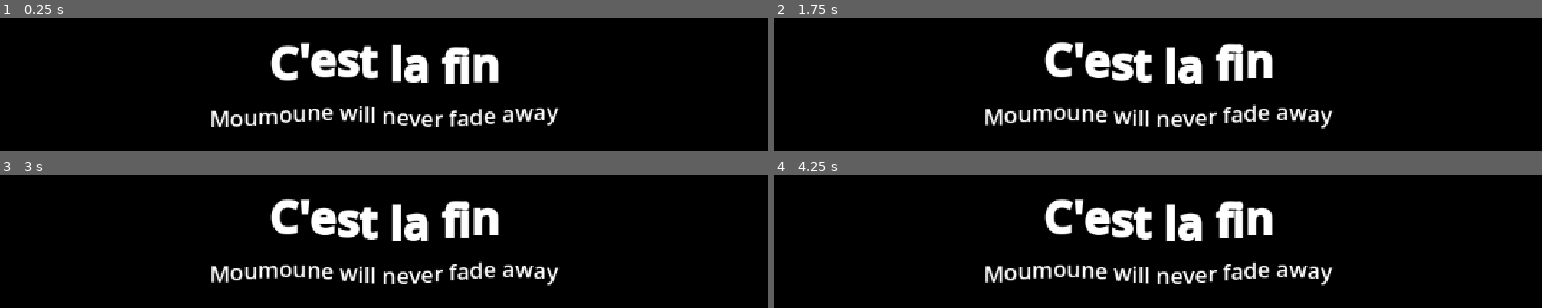
Above: before the commit, frames 1-4 (two rows, left to right).
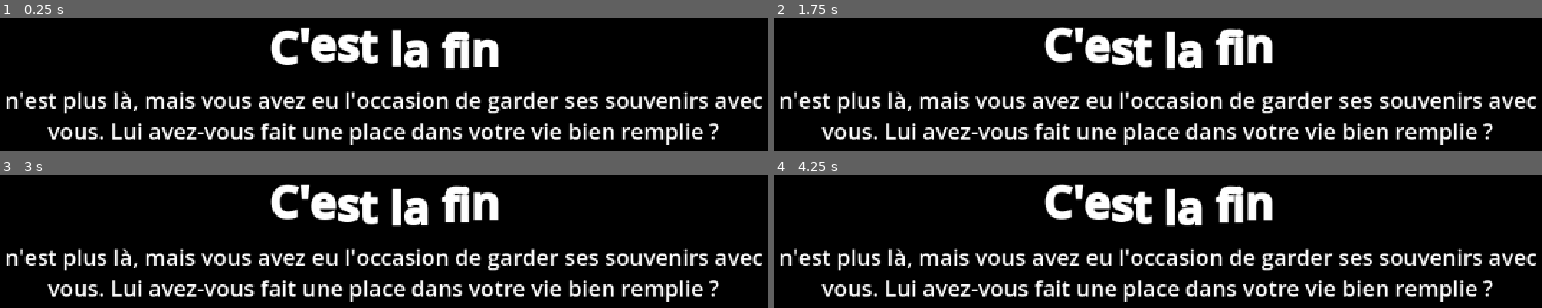
Above: after the commit, the same moments.

Repository: TotoEnF5/enjam-2026
Game: Godot game, scene res://scenes/fin.tscn
The game is run twice, just before and just after one commit, with the same random seed, the same clock (stepped at 60 frames per second) and the same inputs. This scene is started directly instead of the project's main scene.
Inputs (mouse positions are in pixels of both pictures, inside the frame that each line leads up to):
- Up to frame 1 (0.25 s): no input
- Up to frame 2 (1.75 s): tap Enter at 0.5 s; move the mouse to (1334, 59) at 0.52 s; click (1334, 59) at 0.67 s; drag from (996, 104) to (outside the picture) at 1.27 s
- Up to frame 3 (3 s): move the mouse to (outside the picture) at 2.02 s; click (outside the picture) at 2.17 s; drag from (outside the picture) to (outside the picture) at 2.77 s
- Up to frame 4 (4.25 s): move the mouse to (1396, 306) at 3.52 s; click (1396, 306) at 3.67 s

The runs differ from the first frame. In frame 1, 20% of the frame differs, in the area x 0-100%, y 6-96%; in frame 2, 20%; in frame 3, 20%; in frame 4, 20%.

Commit message:
Y a la fin mdr

Diff:
--- a/resources/items/duck.tres
+++ b/resources/items/duck.tres
@@ -1,6 +1,6 @@
 [gd_resource type="Resource" script_class="InventoryObject" format=3 uid="uid://cakfvvbdeyhih"]
 
-[ext_resource type="Texture2D" uid="uid://cth3x2ooyw837" path="res://assets/Models/Rubber_duck.png" id="1_0r3f0"]
+[ext_resource type="Texture2D" uid="uid://dccorhtsko754" path="res://assets/Material/canard.png" id="1_0r3f0"]
 [ext_resource type="Script" uid="uid://dlva75r2hqvej" path="res://resources/inventory_object.gd" id="1_kytyo"]
 [ext_resource type="PackedScene" uid="uid://cmpqhmbcibdc2" path="res://scenes/placeable_objects/duck.tscn" id="2_sf8y5"]
 
--- a/scenes/house.tscn
+++ b/scenes/house.tscn
@@ -55,7 +55,7 @@
 transform = Transform3D(1, 0, 0, 0, 1, 0, 0, 0, 1, -2.0701299, 0.93579197, 0.52930784)
 
 [node name="Chaise" parent="House" unique_id=1944869977 instance=ExtResource("9_3853c")]
-transform = Transform3D(-0.59136784, 0, 0.8064019, 0, 1, 0, -0.8064019, 0, -0.59136784, 4.673996, 1.0114765, 0.43623945)
+transform = Transform3D(-0.73923445, 0, 0.67344815, 0, 1, 0, -0.67344815, 0, -0.73923445, 4.673996, 1.0114765, 0.43623945)
 
 [node name="meubleTV" parent="House" unique_id=1086646908 instance=ExtResource("10_3853c")]
 transform = Transform3D(-4.371139e-08, 0, -1, 0, 1, 0, 1, 0, -4.371139e-08, -0.34518218, 1.388319, -8.365688)
@@ -131,12 +131,12 @@
 is_wall = true
 
 [node name="SnapPoint25" parent="Snappers" unique_id=1397095543 instance=ExtResource("3_wcu0q")]
-transform = Transform3D(0.99085957, 0, -0.13490263, 0, 1, 0, 0.13490263, 0, 0.99085957, -2.93958, 10.06735, 8.469463)
+transform = Transform3D(0.18265237, 0, -0.98317826, 0, 1, 0, 0.98317826, 0, 0.18265237, -2.93958, 10.06735, 8.469463)
 is_floor = false
 is_wall = true
 
 [node name="SnapPoint22" parent="Snappers" unique_id=533618146 instance=ExtResource("3_wcu0q")]
-transform = Transform3D(0.9958719, 0, 0.09077492, 0, 1, 0, -0.09077492, 0, 0.9958719, 6.230008, 9.963909, 8.493095)
+transform = Transform3D(0.19751564, 0, -0.98030025, 0, 1, 0, 0.98030025, 0, 0.19751564, 6.230008, 9.963909, 8.493095)
 is_floor = false
 is_wall = true
 
--- a/scripts/fin.gd
+++ b/scripts/fin.gd
@@ -1,6 +1,26 @@
 extends Control
 
+# Références réelles vers tes nœuds
+@onready var _prenom: RichTextLabel = $VBoxContainer/RichTextLabel
+@onready var _mort: RichTextLabel = $VBoxContainer/RichTextLabel2
+@onready var _gertrude: TextureRect = %TextureRect
+@onready var _color_rect: ColorRect = $ColorRect
 
-# Called when the node enters the scene tree for the first time.
+
 func _ready() -> void:
-	%TextureRect.texture = ImageTexture.create_from_image(Globals.painting)
+	MusicPlayer.play_gertrude()
+
+	if Globals.painting:
+		_gertrude.texture = ImageTexture.create_from_image(Globals.painting)
+
+	_prenom.text = _prenom.text.replace("[Prénom]", Globals.cool_name)
+	_mort.text = "n'est plus là, mais vous avez eu l'occasion de garder ses souvenirs avec vous. Lui avez-vous fait une place dans votre vie bien remplie ?"
+
+func _on_button_pressed() -> void:
+	$ColorRect.mouse_filter = MOUSE_FILTER_STOP
+	var tween = get_tree().create_tween()
+	tween.tween_property($ColorRect, "color", Color.BLACK, 1)
+	tween.tween_callback(func ():
+		await get_tree().create_timer(2).timeout
+		get_tree().change_scene_to_file("res://scenes/house.tscn")
+	)
--- a/scripts/gertrude.gd
+++ b/scripts/gertrude.gd
@@ -23,11 +23,11 @@
 	if Globals.pronouns == "autre chose":
 		_mort.text = "[b][shake rate=20.0 level=50 connected=1]MORT.E[/shake][/b]"
 
-	await get_tree().create_timer(3).timeout
+	await get_tree().create_timer(1).timeout
 	_prenom.visible = true
-	await get_tree().create_timer(2).timeout
+	await get_tree().create_timer(1).timeout
 	_mort.visible = true
-	await get_tree().create_timer(2).timeout
+	await get_tree().create_timer(1).timeout
 	_rip.visible = true
 	_gertrude.visible = true
 	await get_tree().create_timer(1).timeout
Binary file added: assets/Material/canard.png
Not shown, added: assets/Material/canard.png.import
